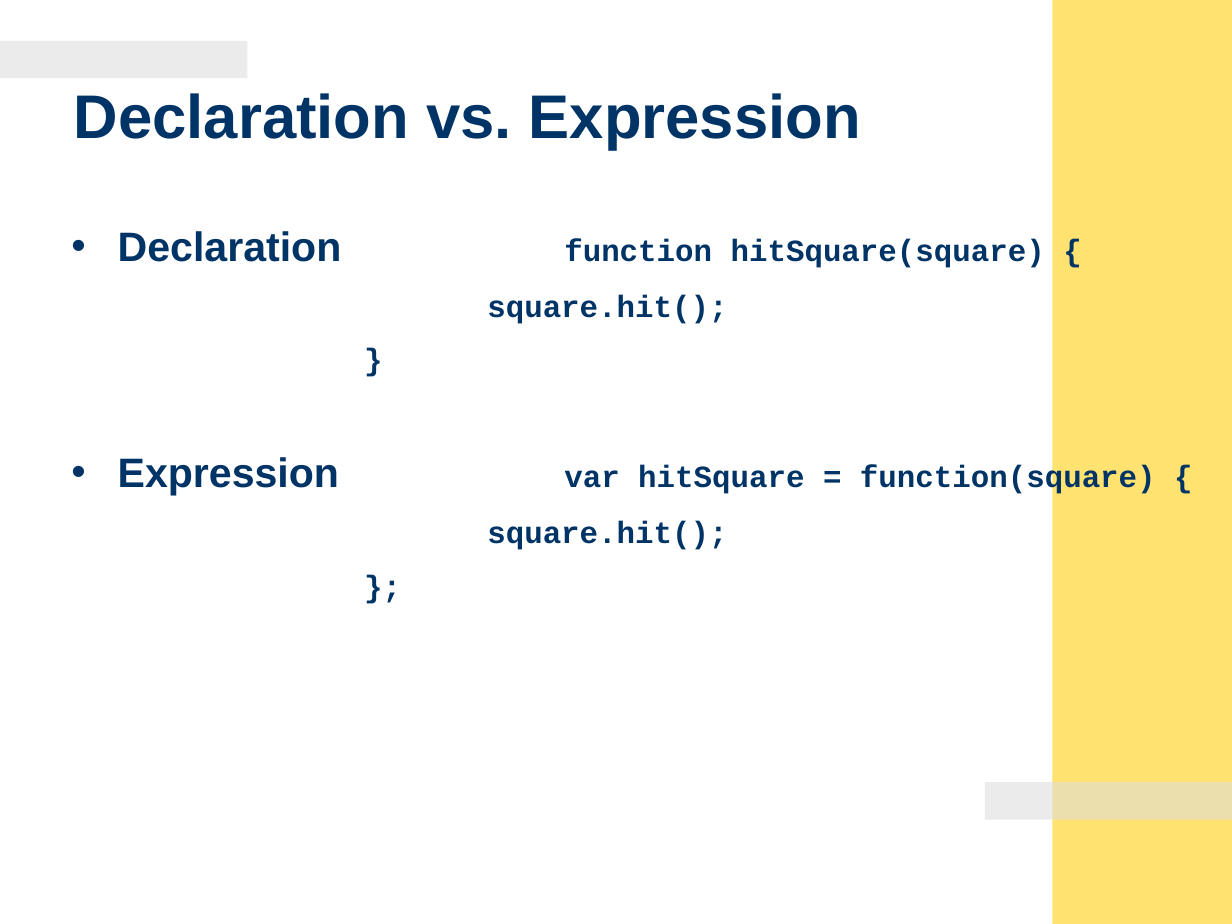
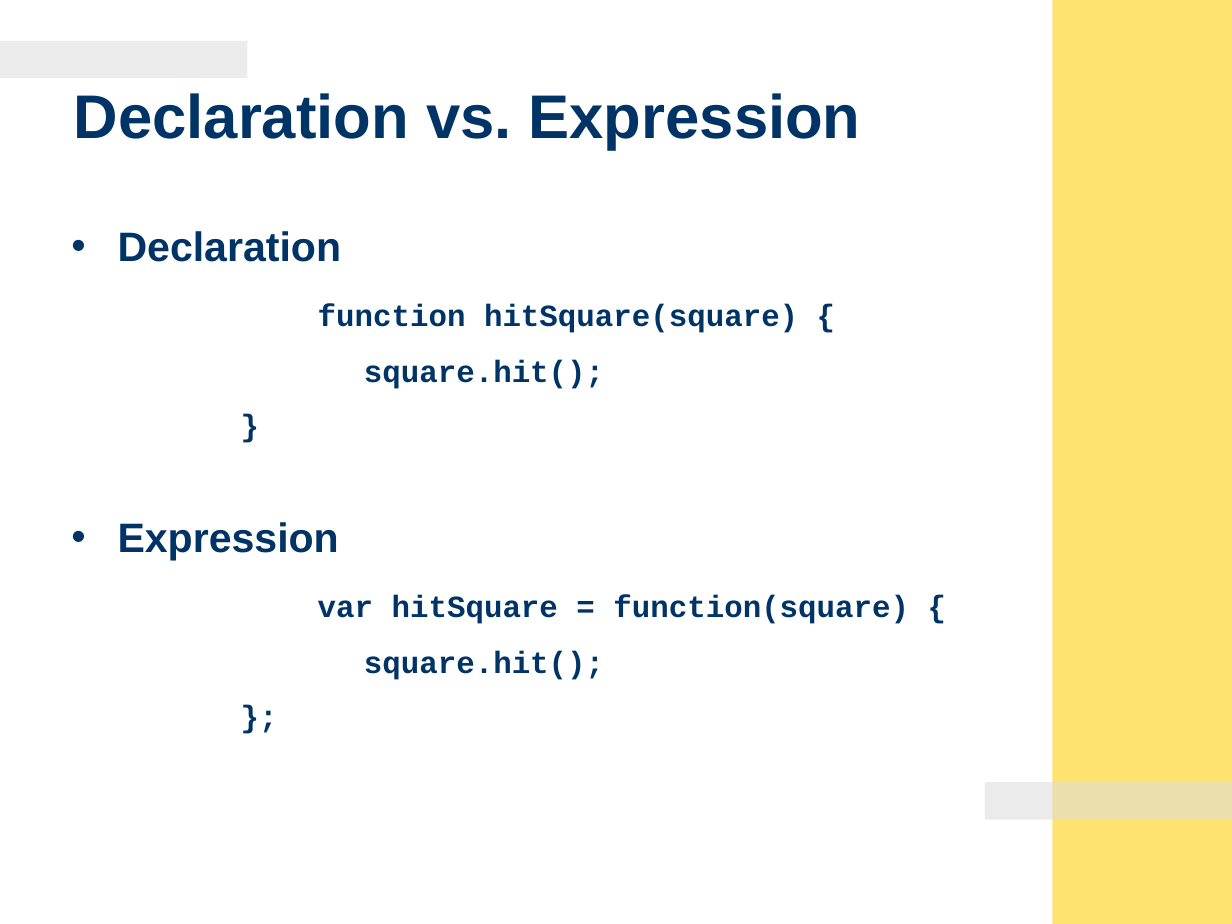
Before and after one commit to auntyellow/js, a slide deck: slide 11 of JavaScript - Object-Oriented Programming & Remote Scripting.ppt. Drawn at 1232x924 pixels with LibreOffice and Linux fonts; fonts in the diff are those of the drawing; background and template pictures are left out. Boxes give left, top, right and bottom in pixels: in the first picture for what was removed or moved away, otherwise in the second. Text is boxed around its words. In the diff, an @@ line names an element or a change of style, - is before the commit and + after.

```diff
--- a/JavaScript - Object-Oriented Programming & Remote Scripting.ppt
+++ b/JavaScript - Object-Oriented Programming & Remote Scripting.ppt
@@ text at [118,231,798,333]: text changed @@
-• Declaration function hitSquare(square) {
+• Declaration
+function hitSquare(square) {
@@ text at [118,522,909,624]: text changed @@
-• Expression var hitSquare = function(square) {
+• Expression
+var hitSquare = function(square) {
```
Also in this commit, not shown: 7 other slides changed, 2 other files.
